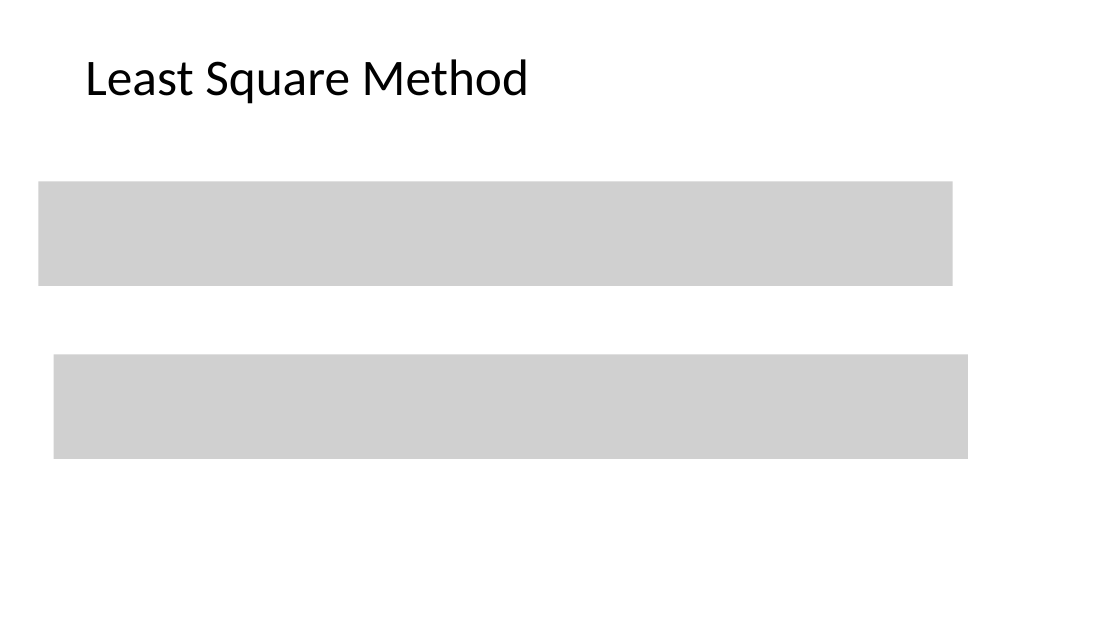
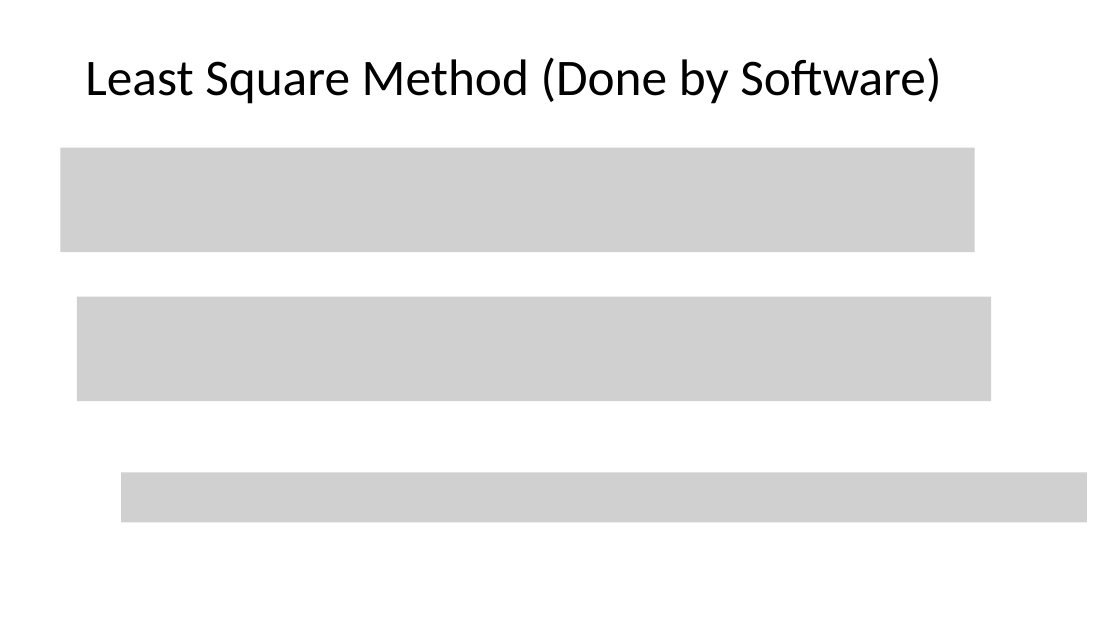
Before and after one commit to tianzheng4/tianzheng4.github.io, a slide deck: slide 7 of _umkc-teaching/slides/Lecture4.pptx. Drawn at 1120x630 pixels with LibreOffice and Linux fonts; fonts in the diff are those of the drawing; grey boxes stand for pictures. Boxes give left, top, right and bottom in pixels: in the first picture for what was removed or moved away, otherwise in the second. Text is boxed around its words. In the diff, an @@ line names an element or a change of style, - is before the commit and + after.

```diff
--- a/_umkc-teaching/slides/Lecture4.pptx
+++ b/_umkc-teaching/slides/Lecture4.pptx
@@ title at (85, 57, 941, 104): text changed @@
-Least Square Method
+Least Square Method (Done by Software)
@@ picture: place and size @@
-picture at (39, 181, 953, 286)
+picture at (60, 148, 975, 252)
@@ picture: place and size @@
-picture at (54, 355, 968, 459)
+picture at (77, 297, 991, 401)
@@ picture added at (121, 472, 1087, 523) @@
```
Also in this commit, not shown: 8 slides added, 3 other files.
